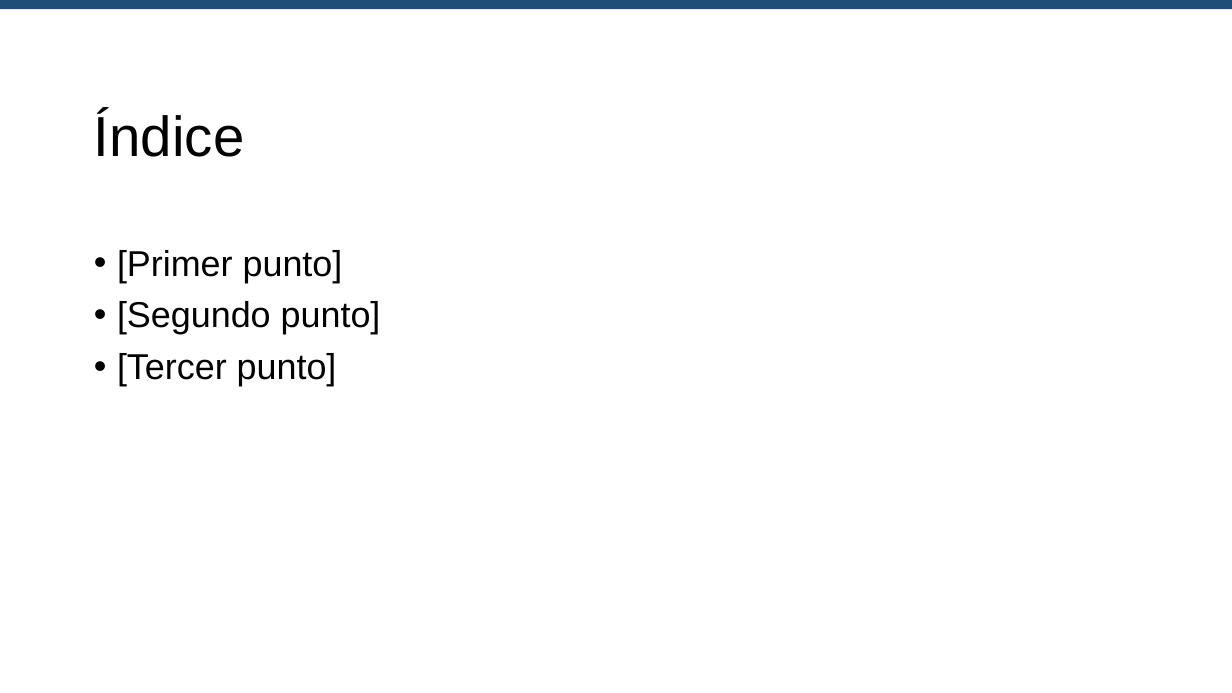
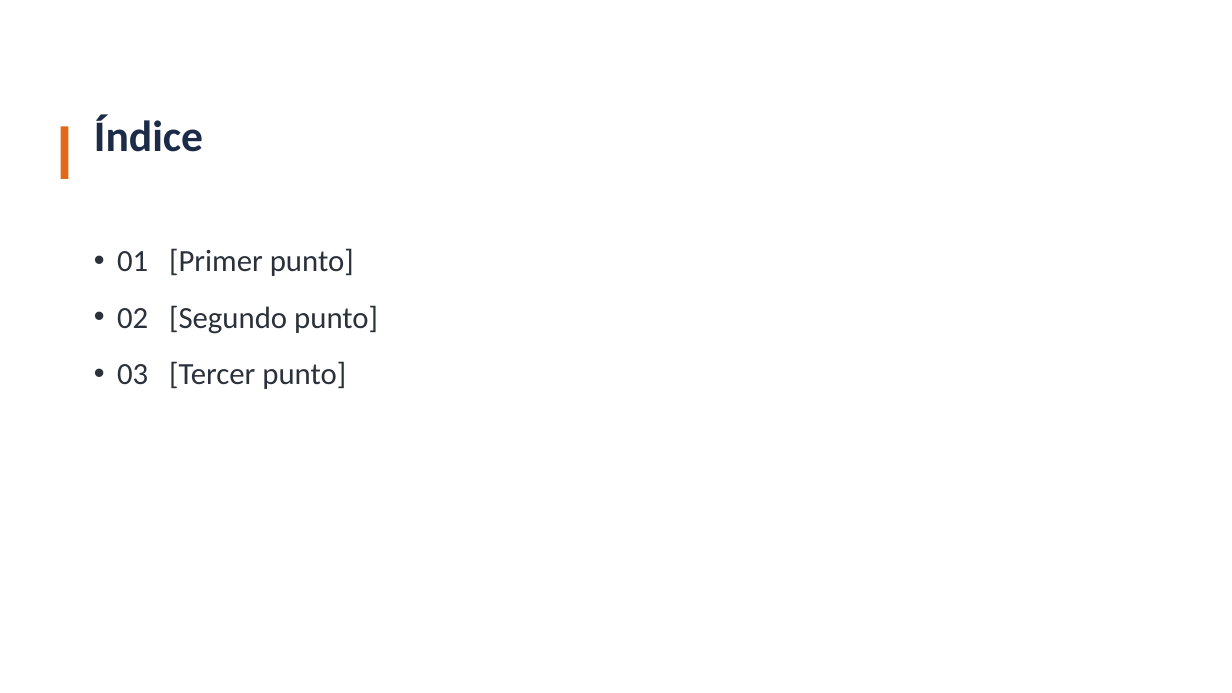
Before and after one commit to MolinoSuite/Molino, a slide deck: slide 2 of resources/templates/es/presentacion.pptx. Drawn at 1232x693 pixels with LibreOffice and Linux fonts; fonts in the diff are those of the drawing. Boxes give left, top, right and bottom in pixels: in the first picture for what was removed or moved away, otherwise in the second. Text is boxed around its words. In the diff, an @@ line names an element or a change of style, - is before the commit and + after.

```diff
--- a/resources/templates/es/presentacion.pptx
+++ b/resources/templates/es/presentacion.pptx
@@ rectangle removed at (x1=0, y1=0, x2=1232, y2=9) @@
@@ title "Índice" at (x1=94, y1=115, x2=203, y2=152): size 44 to 34 pt, font Arial to Calibri, text colour #000000 to #1B2B48, bold on @@
@@ rectangle added at (x1=61, y1=127, x2=68, y2=179), fill #E06A1A @@
@@ text at (x1=117, y1=248, x2=378, y2=389): text changed; size 28 to 24 pt; font Arial to Calibri; text colour #000000 to #2B313B @@
-• [Primer punto]
-• [Segundo punto]
-• [Tercer punto]
+• 01 [Primer punto]
+• 02 [Segundo punto]
+• 03 [Tercer punto]
```
Also in this commit, not shown: 2 other slides changed, 4 slides added, 2 slides removed, 11 other files.
